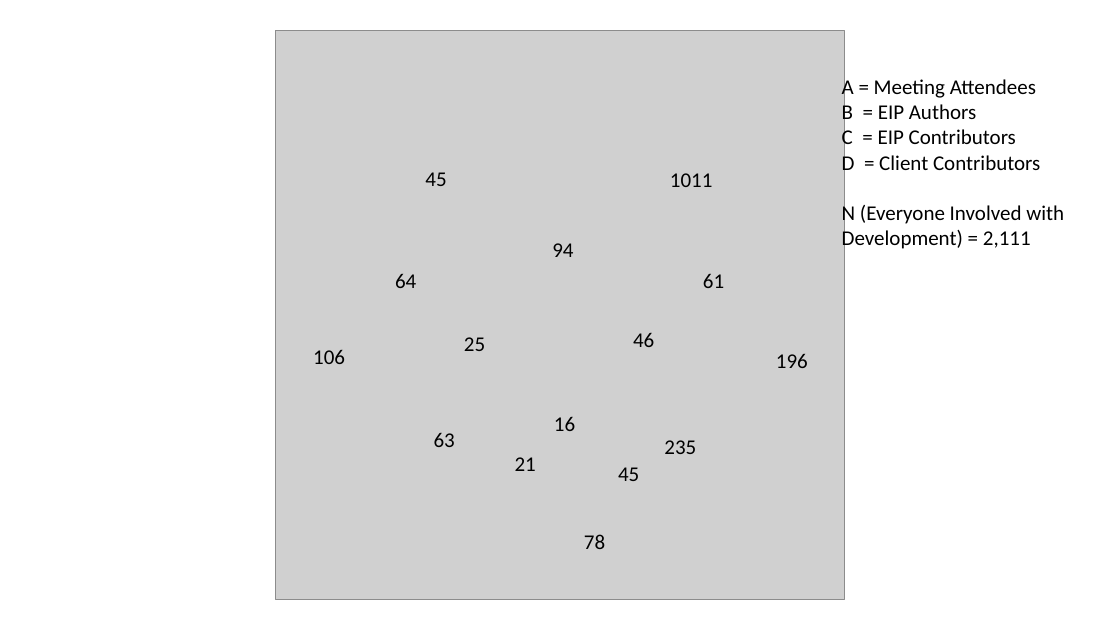
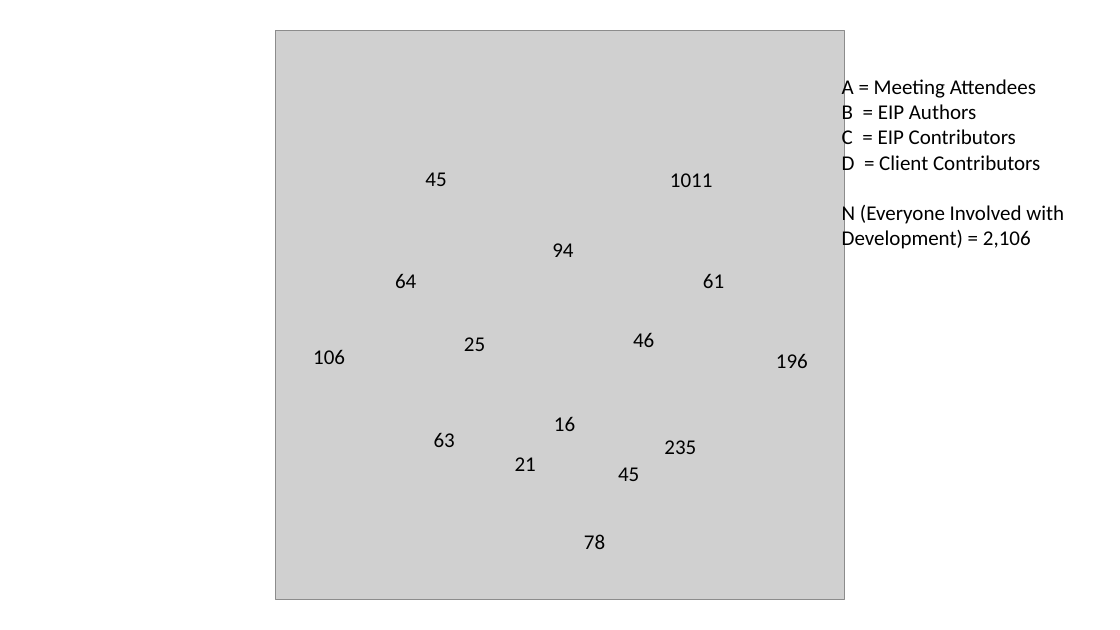
Before and after one commit to Fintech-Research-Lab/Ethereum_Governance_Project, a slide deck: slide 2 of Analysis/Meeting Attendees and Ethereum Community Analysis/venn diagram.pptx. Drawn at 1120x630 pixels with LibreOffice and Linux fonts; fonts in the diff are those of the drawing; grey boxes stand for pictures. Boxes give left, top, right and bottom in pixels: in the first picture for what was removed or moved away, otherwise in the second. Text is boxed around its words. In the diff, an @@ line names an element or a change of style, - is before the commit and + after.

```diff
--- a/Analysis/Meeting Attendees and Ethereum Community Analysis/venn diagram.pptx
+++ b/Analysis/Meeting Attendees and Ethereum Community Analysis/venn diagram.pptx
@@ text at <box>842,202,1064,252</box>: text changed @@
-N (Everyone Involved with Development) = 2,111
+N (Everyone Involved with Development) = 2,106
```
